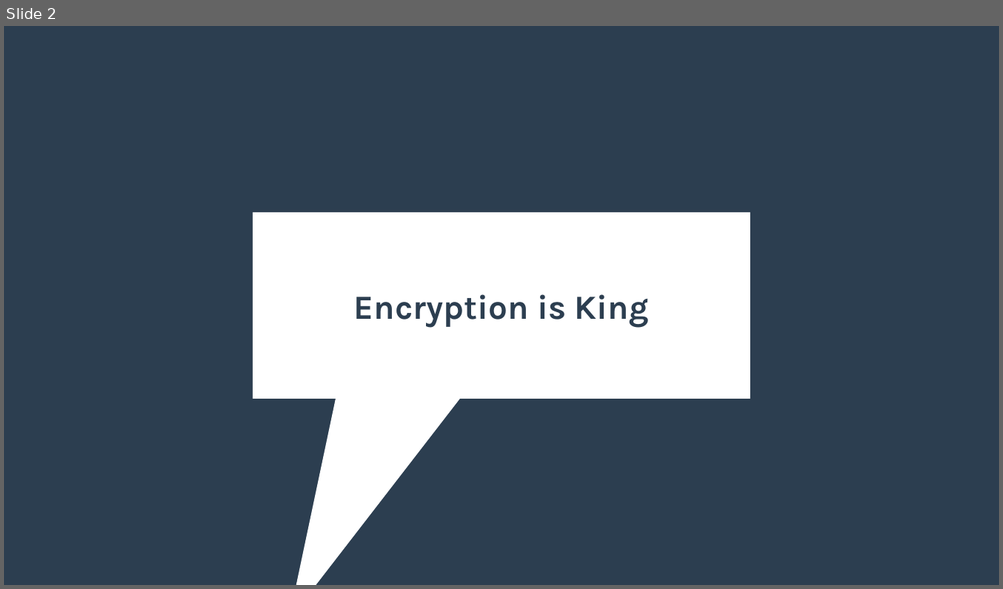
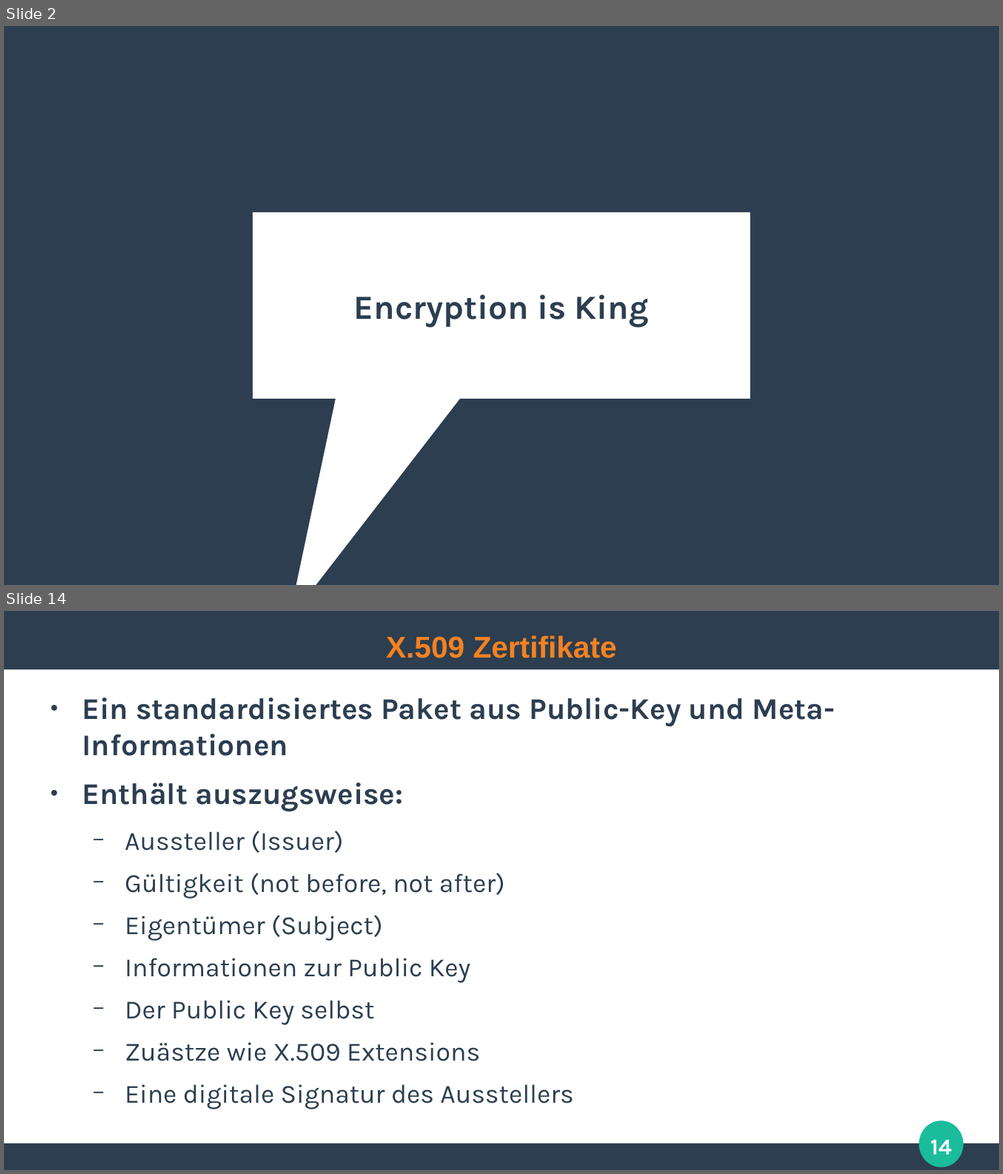
Before and after one commit to ghandmann/HS-AlbSig-WebAnwendungen2, a slide deck: Kapitel/03_SSL_TLS_HTTPS.odp. Shown one above the other, each under a label of ours: slide 2 before the commit, slides 2 and 14 after it; the slides between them are not shown. The pictures are 1003x589 and 1003x1174 pixels, drawn with LibreOffice and Linux fonts; fonts in the diff are those of the drawing. Boxes give left, top, right and bottom in pixels: in the first picture for what was removed or moved away, otherwise in the second. Text is boxed around its words. In the diff, an @@ line names an element or a change of style, - is before the commit and + after.

```diff
--- a/Kapitel/03_SSL_TLS_HTTPS.odp
+++ b/Kapitel/03_SSL_TLS_HTTPS.odp
@@ slide 14 added at box(4, 611, 999, 1170), background #FFFFFF @@
@@ rectangle added at box(4, 611, 999, 669), fill #2C3E50 @@
@@ title added at box(386, 635, 617, 658), 24 pt, text #F58220, bold @@
+X.509 Zertifikate
@@ text added at box(82, 698, 835, 1110), 21 pt, text #2C3E50 @@
+● Ein standardisiertes Paket aus Public-Key und Meta-Informationen
+● Enthält auszugsweise:
+  − Aussteller (Issuer)
+  − Gültigkeit (not before, not after)
+  − Eigentümer (Subject)
+  − Informationen zur Public Key
+  − Der Public Key selbst
+  − Zuästze wie X.509 Extensions
+  − Eine digitale Signatur des Ausstellers
@@ ellipse added at box(919, 1121, 963, 1167), fill #1ABC9C @@
@@ page number added at box(930, 1140, 951, 1155), 18 pt, text #FFFFFF, bold @@
+14
@@ rectangle added at box(4, 1145, 999, 1170), fill #2C3E50 @@
```
Also in this commit, not shown: 19 other slides added, 1 slide removed, 5 other files.
